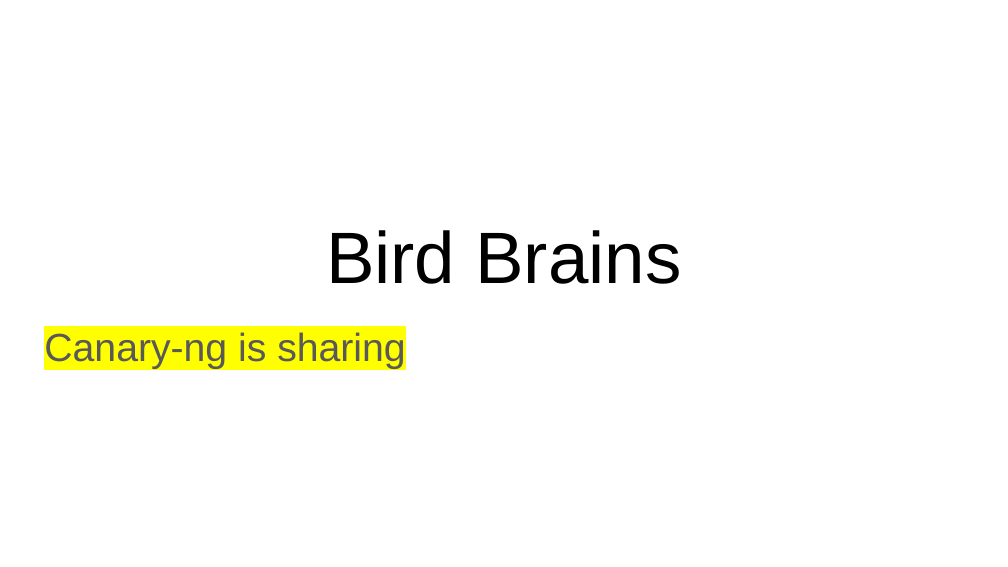
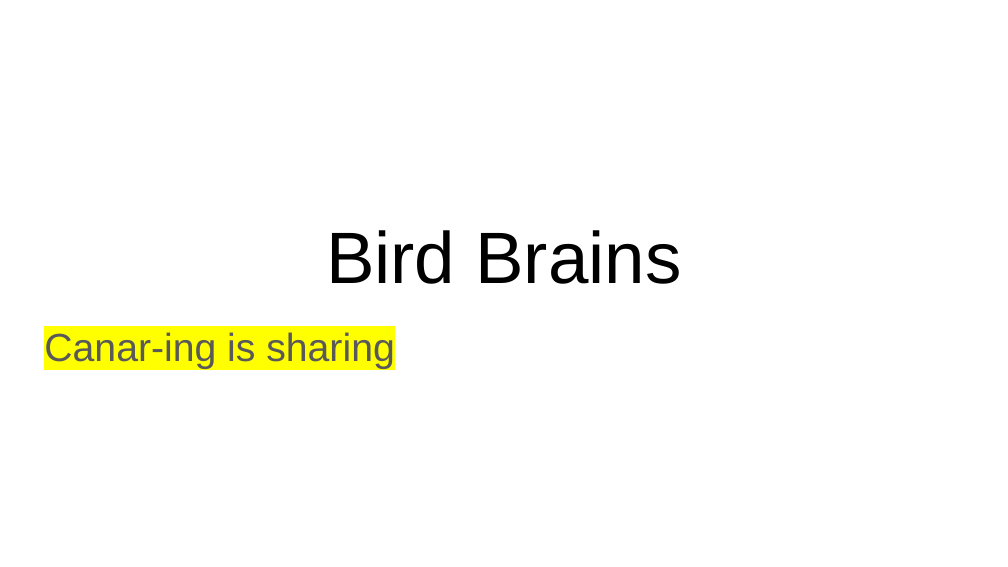
Before and after one commit to mewesley1984/Bird-Brain, a slide deck: slide 1 of Presentation/Project3 Presentation.pptx. Drawn at 1008x567 pixels with LibreOffice and Linux fonts; fonts in the diff are those of the drawing. Boxes give left, top, right and bottom in pixels: in the first picture for what was removed or moved away, otherwise in the second. Text is boxed around its words. In the diff, an @@ line names an element or a change of style, - is before the commit and + after.

```diff
--- a/Presentation/Project3 Presentation.pptx
+++ b/Presentation/Project3 Presentation.pptx
@@ subtitle at bbox=[44, 332, 394, 369]: text changed @@
-Canary-ng is sharing
+Canar-ing is sharing
```
Also in this commit, not shown: 1 other slide changed.
